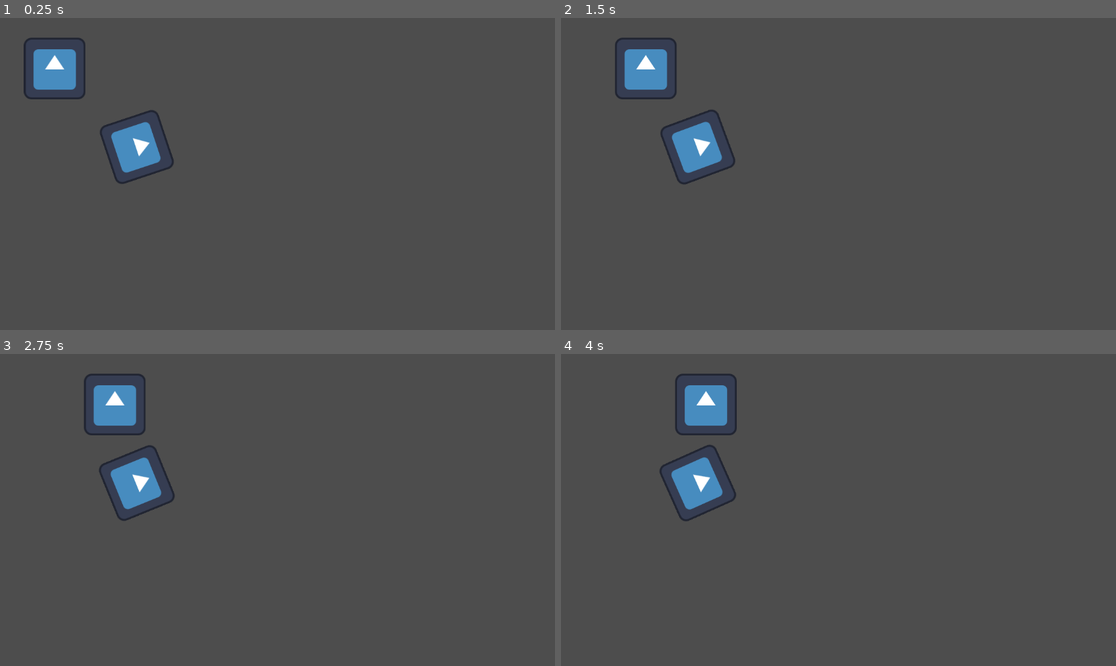
Above: before the commit, frames 1-4 (two rows, left to right).
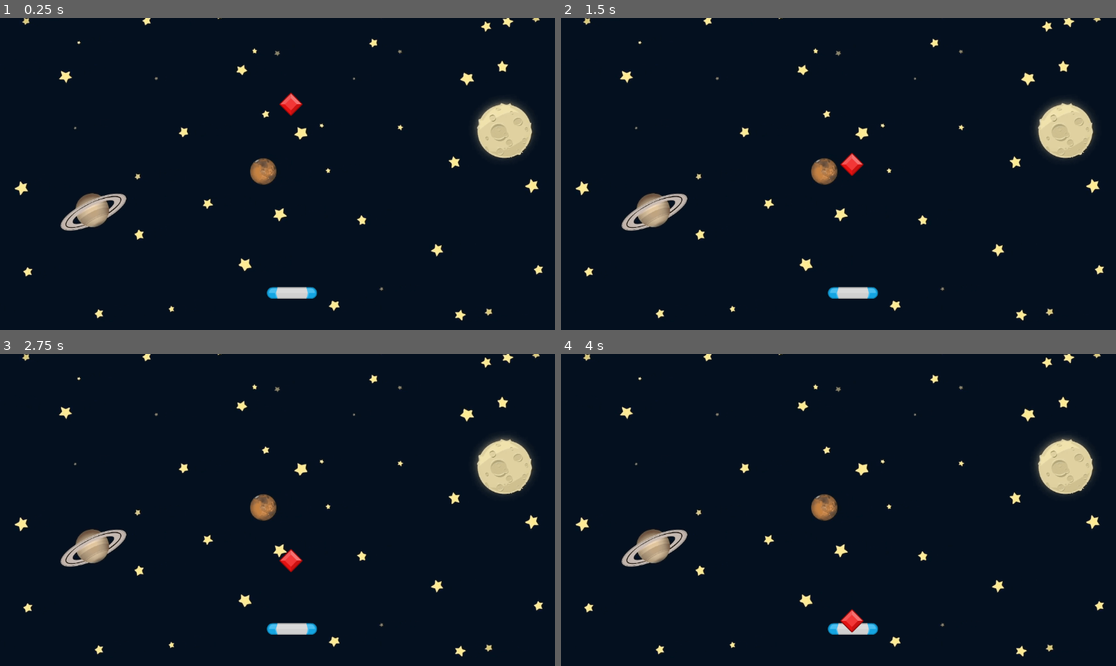
Above: after the commit, the same moments.

Repository: GaliardArt/GemCatcherGodot
Game: Godot game, scene res://Scenes/Game/Game.tscn
Same seed, same stepped clock (60 frames per second), same inputs: the game is played once before the commit and once after it. Before the commit the project starts from res://Scenes/Test/Test.tscn. The engine's default icon, where the game draws it, is replaced by a stand-in: a white triangle on a blue panel in a dark square.
Inputs:
- Up to frame 1 (0.25 s): no input
- Up to frame 2 (1.5 s): no input
- Up to frame 3 (2.75 s): no input
- Up to frame 4 (4 s): no input

The runs differ from the first frame. In frame 1, 100% of the frame differs, in the area x 0-100%, y 0-100%; in frame 2, 100%; in frame 3, 100%; in frame 4, 100%.

Commit message:
Game BG and Gem Script

Diff:
--- /dev/null
+++ b/Scenes/Game/Game.tscn
@@ -0,0 +1,21 @@
+[gd_scene load_steps=4 format=3 uid="uid://bj2siv5i7vcxr"]
+
+[ext_resource type="Texture2D" uid="uid://ba0rjcxwtpxyb" path="res://assets/GameBg.png" id="1_rdw05"]
+[ext_resource type="PackedScene" uid="uid://c0vqtgpuv4yij" path="res://Scenes/Paddle/Paddle.tscn" id="2_gwu2e"]
+[ext_resource type="PackedScene" uid="uid://dqce7sgqrqvre" path="res://Scenes/Gem/Gem.tscn" id="3_xbxml"]
+
+[node name="Game" type="Node2D"]
+metadata/_edit_vertical_guides_ = [-273.0]
+metadata/_edit_horizontal_guides_ = [648.0]
+
+[node name="Sprite2D" type="Sprite2D" parent="."]
+position = Vector2(-43, -27)
+scale = Vector2(0.65, 0.65)
+texture = ExtResource("1_rdw05")
+centered = false
+
+[node name="Paddle" parent="." instance=ExtResource("2_gwu2e")]
+position = Vector2(606, 571)
+
+[node name="Gem" parent="." instance=ExtResource("3_xbxml")]
+position = Vector2(604, 130)
--- /dev/null
+++ b/Scenes/Gem/Gem.gd
@@ -0,0 +1,16 @@
+extends Area2D
+
+const SPEED: float = 100
+
+# Called when the node enters the scene tree for the first time.
+func _ready() -> void:
+	pass # Replace with function body.
+
+
+# Called every frame. 'delta' is the elapsed time since the previous frame.
+func _process(delta: float) -> void:
+	position.y += SPEED * delta
+	if position.y > get_viewport_rect().end.y :
+		print("Gem falls off")
+		set_process(false)
+		queue_free()
--- /dev/null
+++ b/Scenes/Gem/Gem.tscn
@@ -0,0 +1,19 @@
+[gd_scene load_steps=4 format=3 uid="uid://dqce7sgqrqvre"]
+
+[ext_resource type="Script" uid="uid://dxq0vwmveam3f" path="res://Scenes/Gem/Gem.gd" id="1_7tt7y"]
+[ext_resource type="Texture2D" uid="uid://c1y1nud2v3jn1" path="res://assets/element_red_diamond.png" id="1_pm03b"]
+
+[sub_resource type="RectangleShape2D" id="RectangleShape2D_7tt7y"]
+
+[node name="Gem" type="Area2D"]
+script = ExtResource("1_7tt7y")
+
+[node name="Sprite2D" type="Sprite2D" parent="."]
+position = Vector2(0, 24)
+texture = ExtResource("1_pm03b")
+
+[node name="CollisionShape2D" type="CollisionShape2D" parent="."]
+position = Vector2(0, 24)
+rotation = 0.785398
+scale = Vector2(1.78386, 1.78386)
+shape = SubResource("RectangleShape2D_7tt7y")
--- /dev/null
+++ b/Scenes/Paddle/Paddle.gd
@@ -0,0 +1,11 @@
+extends Area2D
+
+
+# Called when the node enters the scene tree for the first time.
+func _ready() -> void:
+	pass # Replace with function body.
+
+
+# Called every frame. 'delta' is the elapsed time since the previous frame.
+func _process(delta: float) -> void:
+	pass
--- /dev/null
+++ b/Scenes/Paddle/Paddle.tscn
@@ -0,0 +1,16 @@
+[gd_scene load_steps=3 format=3 uid="uid://c0vqtgpuv4yij"]
+
+[ext_resource type="Texture2D" uid="uid://byawai5yup5vi" path="res://assets/paddleBlu.png" id="1_p4bap"]
+
+[sub_resource type="CapsuleShape2D" id="CapsuleShape2D_wuola"]
+radius = 12.0
+height = 104.0
+
+[node name="Paddle" type="Area2D"]
+
+[node name="Sprite2D" type="Sprite2D" parent="."]
+texture = ExtResource("1_p4bap")
+
+[node name="CollisionShape2D" type="CollisionShape2D" parent="."]
+rotation = -1.5708
+shape = SubResource("CapsuleShape2D_wuola")
--- a/project.godot
+++ b/project.godot
@@ -11,7 +11,7 @@
 [application]
 
 config/name="Gem"
-run/main_scene="uid://cqwjpiiilvyiw"
+run/main_scene="uid://bj2siv5i7vcxr"
 config/features=PackedStringArray("4.4", "Mobile")
 config/icon="res://icon.svg"
 
@@ -24,6 +24,17 @@
 naming/scene_name_casing=1
 naming/script_name_casing=1
 
+[input]
+
+move_left={
+"deadzone": 0.2,
+"events": []
+}
+move_right={
+"deadzone": 0.2,
+"events": []
+}
+
 [rendering]
 
 renderer/rendering_method="mobile"
Not shown, added: Scenes/Gem/Gem.gd.uid
Not shown, added: Scenes/Paddle/Paddle.gd.uid
Binary file added: assets/GameBg.png
Not shown, added: assets/GameBg.png.import
Not shown, added: assets/bgm_action_5.mp3.import
Binary file added: assets/element_red_diamond.png
Not shown, added: assets/element_red_diamond.png.import
Not shown, added: assets/explode.wav.import
Binary file added: assets/paddleBlu.png
Not shown, added: assets/paddleBlu.png.import
Not shown, added: assets/spell1_0.wav.import
Not shown, added: assets/bgm_action_5.mp3
(and 2 more such lines)
